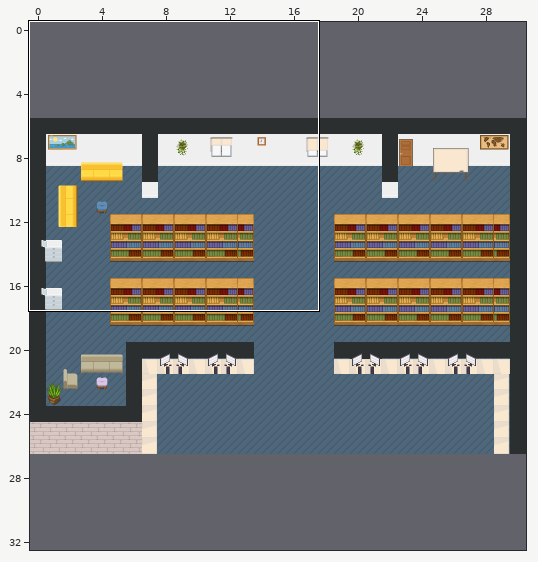
One commit to this Tiled map (JSON): map.tmj. Above: a wide view before the commit, with the close-up outlined.
Close-up. Old version:
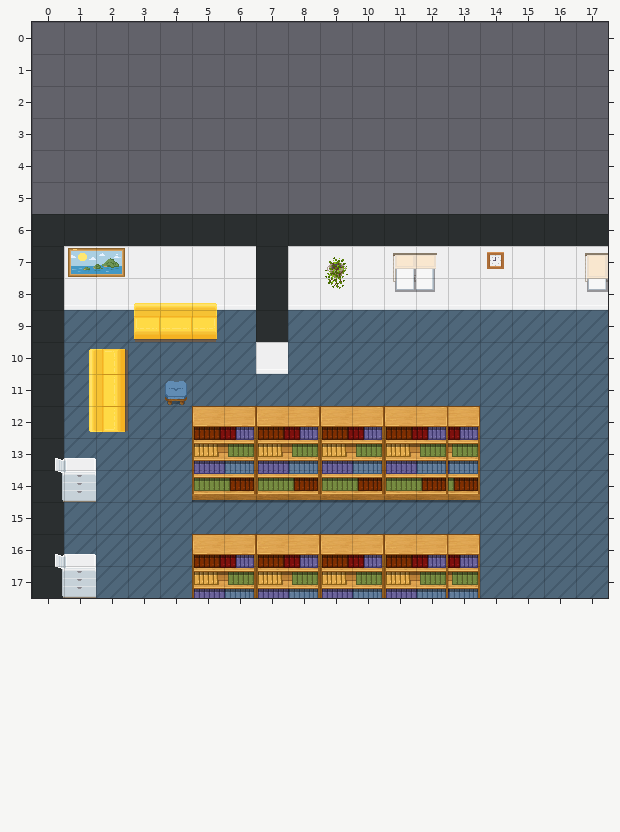
Cells are 32x32 px. Shown: x 0..17, y 0..17. The commit also changed other parts of the map, which this record leaves out. The old version is drawn lined up with the new one.
Once edited:
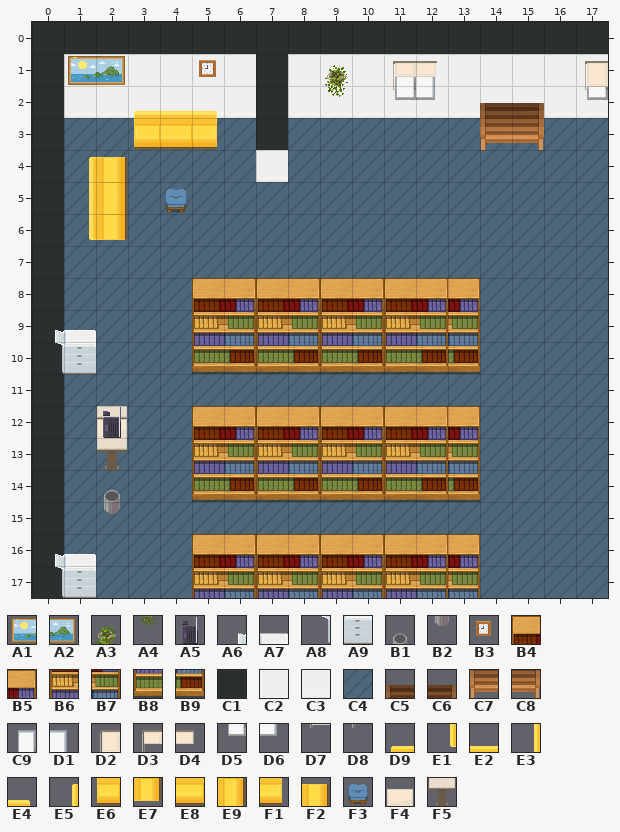
Key: from "WA_Decoration": A1 0, A2 1, A3 77, A4 89; from "WA_Miscellaneous": A5 25, A6 26, A7 27, A8 36, A9 37, B1 61, B2 71, B3 78; from "WA_Other_Furniture": B4 22, B5 23, B6 34, B7 35, B8 46, B9 47; from "WA_Room_Builder": C1 100, C2 203, C3 228, C4 360, C5 456, C6 458, C7 481, C8 483, C9 775, D1 776, D2 777, D3 779, D4 780, D5 800, D6 801, D7 802, D8 804; from "WA_Seats": D9 55, E1 55 turned 270, E2 56, E3 56 turned 270, E4 57, E5 57 turned 270, E6 68, E7 68 turned 270, E8 69, E9 69 turned 270, F1 70, F2 70 turned 270, F3 163; from "WA_Tables": F4 42, F5 52.
__ is an empty cell.
Difference:
{"change": "map size 31x21 -> 31x33 cells (old content now starts at 0,6; both pictures use the new coordinates)"}
{"change": "layer \"Exit\" offset 0,0 -> 3,-191 px"}
{"where": "layer \"floor/floor1\""}
{"y":3,"x":1,"old":"__ __ __","new":"C4 C4 C4"}
{"y":3,"x":5,"old":"__ __","new":"C4 C4"}
{"y":3,"x":8,"old":"__ __ __ __ __ __ __ __ __ __","new":"C4 C4 C4 C4 C4 C4 C4 C4 C4 C4"}
{"y":4,"x":1,"old":"__ __ __ __ __ __","new":"C4 C4 C4 C4 C4 C4"}
{"y":4,"x":8,"old":"__ __ __ __ __ __ __ __ __ __","new":"C4 C4 C4 C4 C4 C4 C4 C4 C4 C4"}
{"y":5,"x":1,"old":"__","new":"C4"}
{"y":5,"x":3,"old":"__ __ __ __ __ __ __ __ __ __ __ __ __ __ __","new":"C4 C4 C4 C4 C4 C4 C4 C4 C4 C4 C4 C4 C4 C4 C4"}
{"where": "layer \"walls/walls1\""}
{"y":0,"x":0,"old":"__ __ __ __ __ __ __ __ __ __ __ __ __ __ __ __ __ __","new":"C1 C1 C1 C1 C1 C1 C1 C1 C1 C1 C1 C1 C1 C1 C1 C1 C1 C1"}
{"y":1,"x":0,"old":"__ __ __ __ __ __ __ __ __ __ __ __ __ __ __ __ __ __","new":"C1 C2 C2 C2 C2 C2 C2 C1 C2 C2 C2 C2 C2 C2 C2 C2 C2 C2"}
{"y":2,"x":0,"old":"__ __ __ __ __ __ __ __ __ __ __ __ __ __ __ __ __ __","new":"C1 C3 C3 C3 C3 C3 C3 C1 C3 C3 C3 C3 C3 C3 C3 C3 C3 C3"}
{"y":3,"x":0,"old":"__","new":"C1"}
{"y":3,"x":7,"old":"__","new":"C1"}
{"y":4,"x":0,"old":"__","new":"C1"}
{"y":4,"x":7,"old":"__","new":"C3"}
{"y":5,"x":0,"old":"__","new":"C1"}
{"y":6,"x":1,"old":"C1 C1 C1 C1 C1 C1 C1 C1 C1 C1 C1 C1 C1 C1 C1 C1 C1","new":"__ __ __ __ __ __ __ __ __ __ __ __ __ __ __ __ __"}
{"y":7,"x":1,"old":"C2 C2 C2 C2 C2 C2 C1 C2 C2 C2 C2 C2 C2 C2 C2 C2 C2","new":"__ __ __ __ __ __ __ __ __ __ __ __ __ __ __ __ __"}
{"y":8,"x":1,"old":"C3 C3 C3 C3 C3 C3 C1 C3 C3 C3 C3 C3 C3 C3 C3 C3 C3","new":"__ __ __ __ __ __ __ __ __ __ __ __ __ __ __ __ __"}
{"y":9,"x":7,"old":"C1","new":"__"}
{"y":10,"x":7,"old":"C3","new":"__"}
{"y":12,"x":2,"old":"__","new":"F5"}
{"where": "layer \"walls/walls2\""}
{"y":1,"x":5,"old":"__","new":"B3"}
{"y":1,"x":9,"old":"__","new":"A3"}
{"y":2,"x":9,"old":"__","new":"A4"}
{"y":7,"x":9,"old":"A3","new":"__"}
{"y":7,"x":14,"old":"B3","new":"__"}
{"y":8,"x":9,"old":"A4","new":"__"}
{"where": "layer \"furniture/Tische\""}
{"y":12,"x":2,"old":"__","new":"F4"}
{"y":13,"x":2,"old":"__","new":"F5"}
{"where": "layer \"furniture/Computers\""}
{"y":1,"x":11,"old":"__ __","new":"C9 D1"}
{"y":1,"x":17,"old":"__","new":"C9"}
{"y":2,"x":11,"old":"__ __","new":"D5 D6"}
{"y":2,"x":17,"old":"__","new":"D5"}
{"y":7,"x":11,"old":"C9 D1","new":"__ __"}
{"y":7,"x":17,"old":"C9","new":"__"}
{"y":8,"x":11,"old":"D5 D6","new":"__ __"}
{"y":8,"x":17,"old":"D5","new":"__"}
{"y":12,"x":2,"old":"__","new":"A5"}
{"where": "layer \"furniture/Bib\""}
{"y":1,"x":1,"old":"__ __","new":"A1 A2"}
{"y":2,"x":3,"old":"__ __ __","new":"D9 E2 E4"}
{"y":3,"x":3,"old":"__ __ __","new":"E6 E8 F1"}
{"y":4,"x":1,"old":"__ __","new":"E5 F2"}
{"y":5,"x":1,"old":"__ __","new":"E3 E9"}
{"y":5,"x":4,"old":"__","new":"F3"}
{"y":6,"x":1,"old":"__ __","new":"E1 E7"}
{"y":7,"x":1,"old":"A1 A2","new":"__ __"}
{"y":8,"x":3,"old":"D9 E2 E4 __ __ __ __ __ __ __ __","new":"__ __ B4 B5 B4 B5 B4 B5 B4 B5 B5"}
{"y":9,"x":0,"old":"__ __","new":"A6 A7"}
{"y":9,"x":3,"old":"E6 E8 F1 __ __ __ __ __ __ __ __","new":"__ __ B6 B7 B6 B7 B6 B7 B6 B7 B7"}
{"y":10,"x":0,"old":"__ E5 F2","new":"A8 A9 __"}
{"y":10,"x":5,"old":"__ __ __ __ __ __ __ __ __","new":"B8 B9 B8 B9 B8 B9 B8 B9 B9"}
{"y":11,"x":1,"old":"E3 E9","new":"__ __"}
{"y":11,"x":4,"old":"F3","new":"__"}
{"y":12,"x":1,"old":"E1 E7","new":"__ __"}
{"y":13,"x":0,"old":"A6 A7","new":"__ __"}
{"y":14,"x":0,"old":"A8 A9 __","new":"__ __ B1"}
{"y":15,"x":2,"old":"__","new":"B2"}
{"where": "layer \"furniture/Fenster\""}
{"y":1,"x":11,"old":"__ __","new":"D3 D4"}
{"y":1,"x":17,"old":"__","new":"D2"}
{"y":2,"x":11,"old":"__","new":"D8"}
{"y":2,"x":17,"old":"__","new":"D7"}
{"y":7,"x":11,"old":"D3 D4","new":"__ __"}
{"y":7,"x":17,"old":"D2","new":"__"}
{"y":8,"x":11,"old":"D8","new":"__"}
{"y":8,"x":17,"old":"D7","new":"__"}
{"where": "layer \"furniture/Tür\""}
{"y":2,"x":14,"old":"__ __","new":"C5 C6"}
{"y":3,"x":14,"old":"__ __","new":"C7 C8"}
